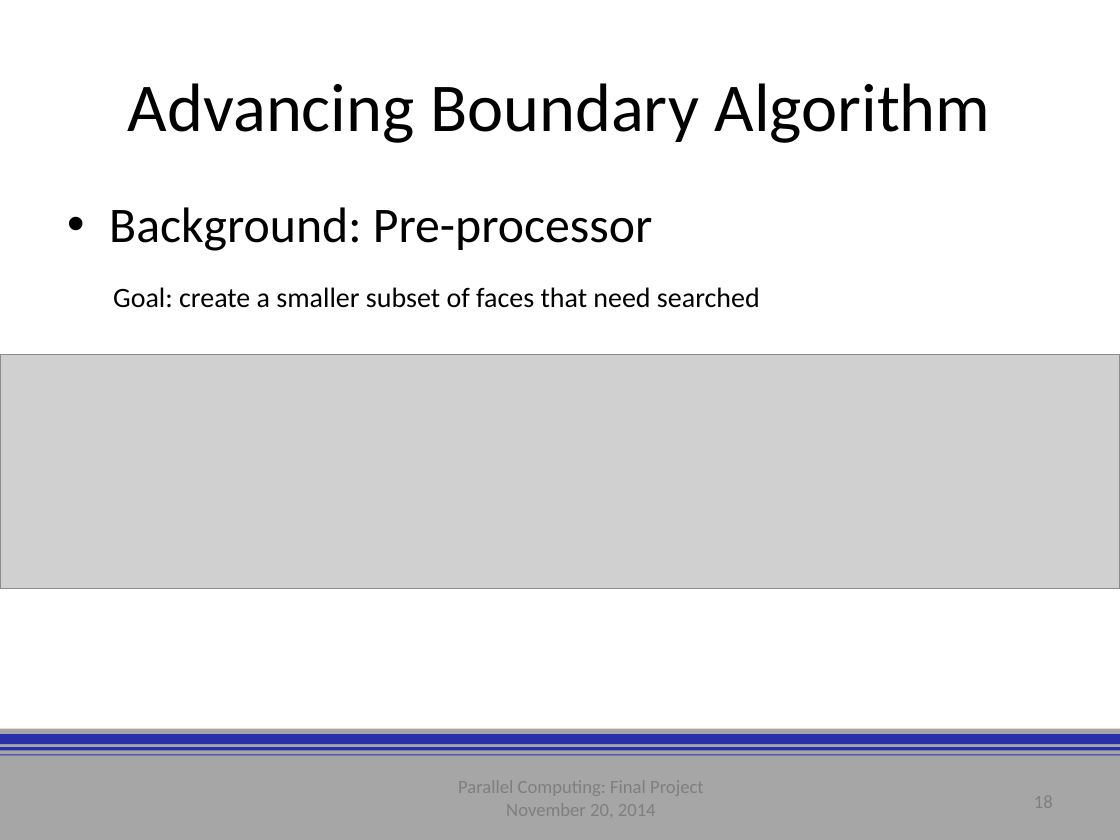
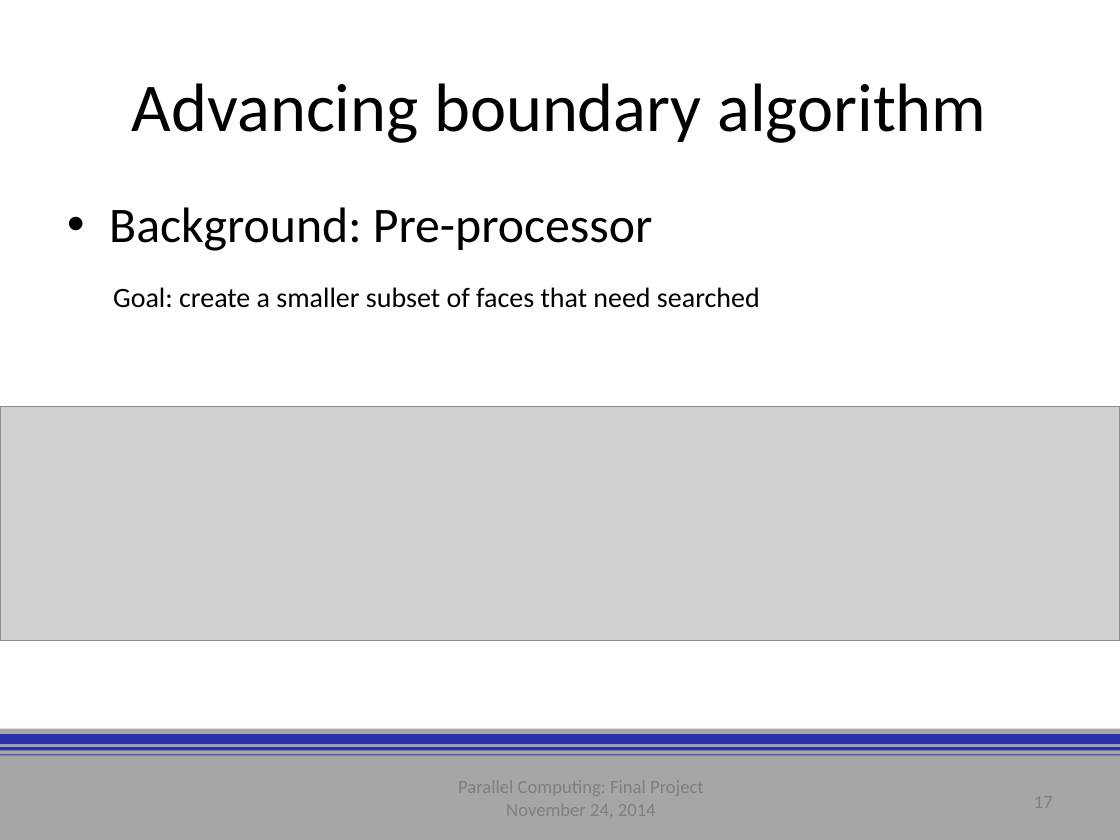
Before and after one commit to Basian/PC-WallDistanceProject, a slide deck: slide 17 of deliverables/presentation/assembled.pptx (slide 18 before the commit). Drawn at 1120x840 pixels with LibreOffice and Linux fonts; fonts in the diff are those of the drawing; grey boxes stand for pictures; background and template pictures are left out. Boxes give left, top, right and bottom in pixels: in the first picture for what was removed or moved away, otherwise in the second. Text is boxed around its words. In the diff, an @@ line names an element or a change of style, - is before the commit and + after.

```diff
--- a/deliverables/presentation/assembled.pptx
+++ b/deliverables/presentation/assembled.pptx
@@ title at (132,83,986,143): text changed @@
-Advancing Boundary Algorithm
+Advancing boundary algorithm
@@ picture: place and size @@
-picture at (0,354,1120,588)
+picture at (0,407,1120,641)
@@ text at (506,798,656,821): text changed @@
-November 20, 2014
+November 24, 2014
@@ page number at (1034,791,1053,814): text changed @@
-18
+17
```
Also in this commit, not shown: 25 other slides changed, 1 slide added, 1 slide removed, 30 other files.
